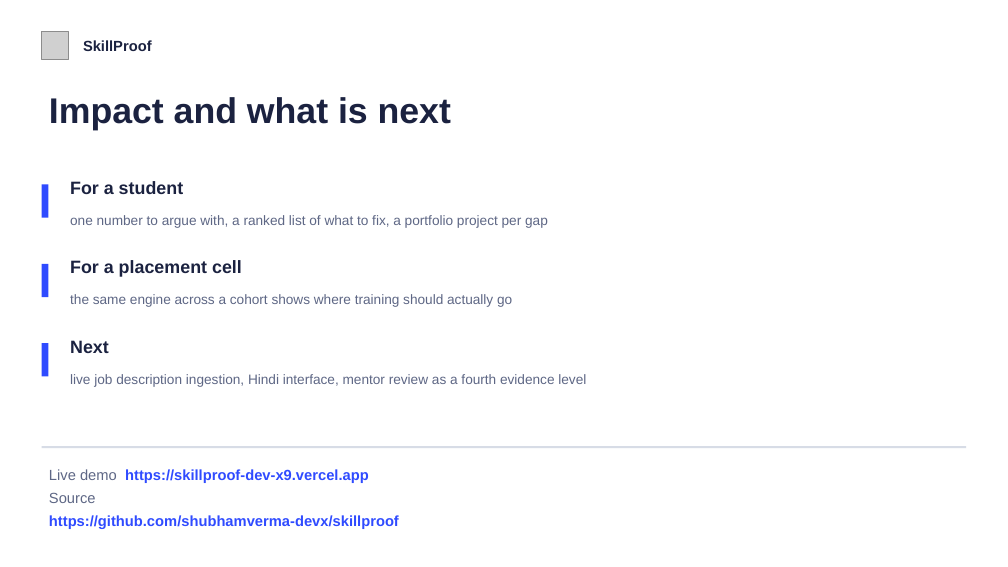
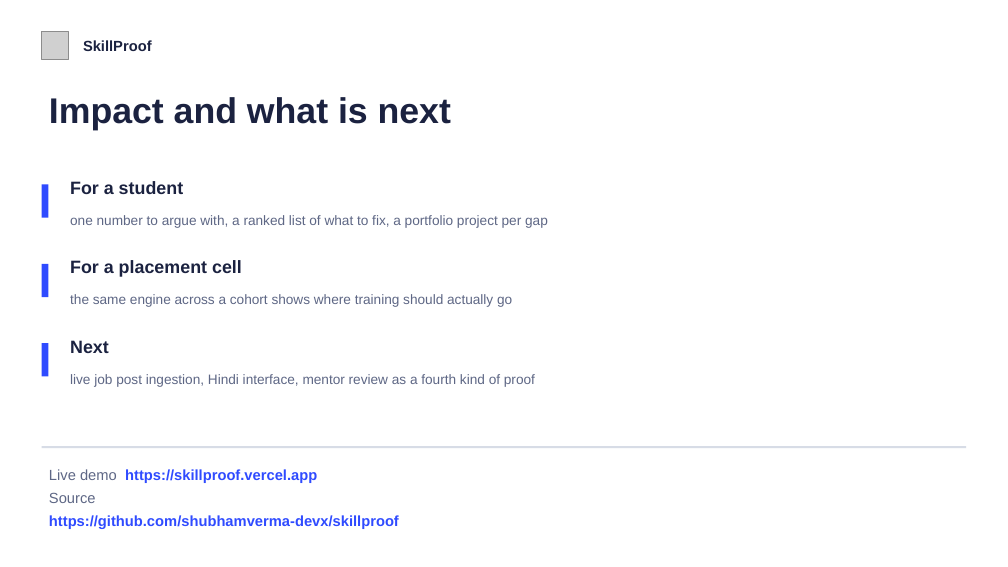
Before and after one commit to shubhamverma-devx/skillproof, a slide deck: slide 12 of docs/SkillProof_Pitch.pptx. Drawn at 1008x567 pixels with LibreOffice and Linux fonts; fonts in the diff are those of the drawing; grey boxes stand for pictures. Boxes give left, top, right and bottom in pixels: in the first picture for what was removed or moved away, otherwise in the second. Text is boxed around its words. In the diff, an @@ line names an element or a change of style, - is before the commit and + after.

```diff
--- a/docs/SkillProof_Pitch.pptx
+++ b/docs/SkillProof_Pitch.pptx
@@ text at [70,374,535,387]: text changed @@
-live job description ingestion, Hindi interface, mentor review as a fourth evidence level
+live job post ingestion, Hindi interface, mentor review as a fourth kind of proof
@@ text at [49,469,317,483]: text changed @@
-Live demo https://skillproof-dev-x9.vercel.app
+Live demo https://skillproof.vercel.app
```
Also in this commit, not shown: 6 other slides changed, 57 other files.
